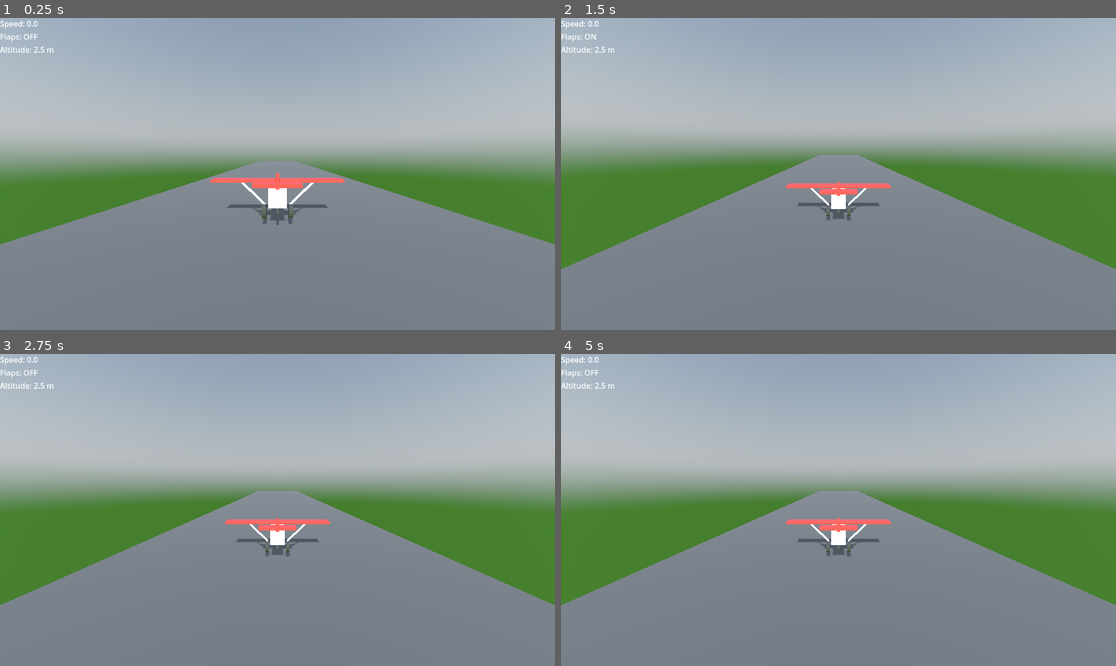
Above: before the commit, frames 1-4 (two rows, left to right).
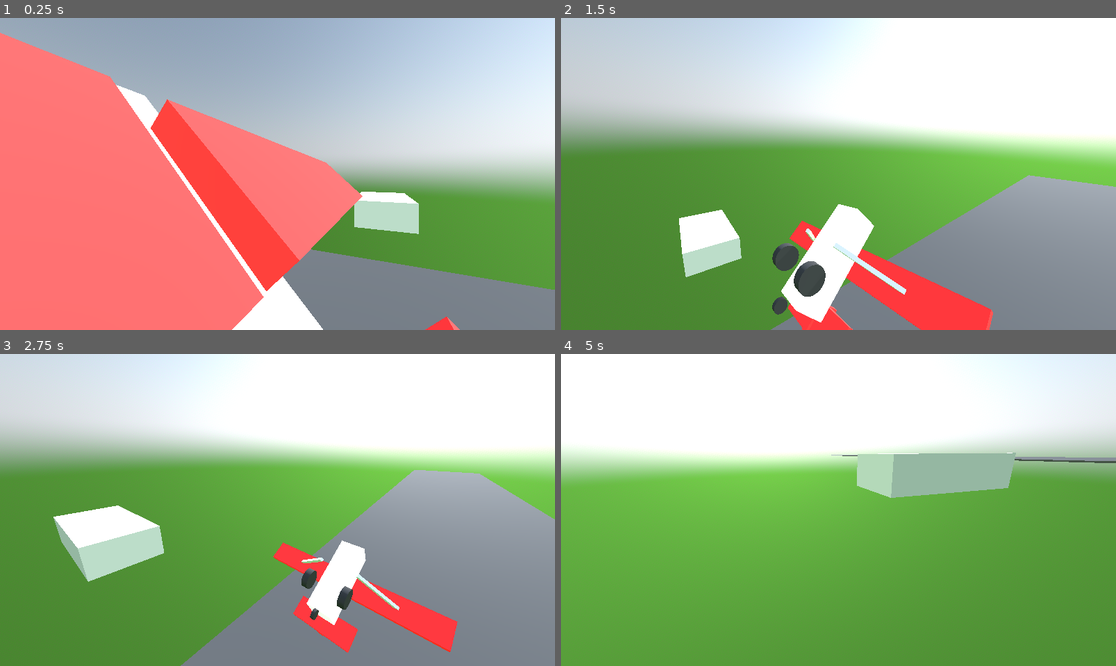
Above: after the commit, the same moments.

Repository: LucasHT22/be-my-copilot
Game: Godot game, scene res://scenes/main.tscn
The game is run twice, just before and just after one commit, with the same random seed, the same clock (stepped at 60 frames per second) and the same inputs.
Inputs:
- Up to frame 1 (0.25 s): no input
- Up to frame 2 (1.5 s): tap Enter (ui_accept) at 0.5, 0.77, 1.07 s; hold Right (ui_right) 0.53-1.28 s; hold Space (ui_select) 0.53-1.28 s; tap Tab (ui_focus_next) at 0.6 s; hold Down (ui_down) from 1.28 s (still down); tap Space (ui_select) at 1.35 s
- Up to frame 3 (2.75 s): tap Enter (ui_accept) at 1.52, 1.55, 1.82 s; release Down (ui_down) at 2.03 s; hold Right (ui_right) from 2.03 s (still down); hold Enter (ui_accept) from 2.03 s (still down); tap Tab (ui_focus_next) at 2.3 s
- Up to frame 4 (5 s): release Right (ui_right) at 2.78 s; release Enter (ui_accept) at 2.78 s; hold Page Up (ui_page_up) 2.78-3.53 s; tap Tab (ui_focus_next) at 2.85, 4.35 s; tap Enter (ui_accept) at 3.02, 3.32, 3.77, 3.8, 4.07, 4.52, 4.82 s; tap Space (ui_select) at 3.05 s; hold Space (ui_select) 3.53-4.28 s; hold Left (ui_left) from 3.53 s (still down); tap Escape (ui_cancel) at 4.15 s

The runs differ from the first frame. In frame 1, 75% of the frame differs, in the area x 0-100%, y 0-100%; in frame 2, 78%; in frame 3, 79%; in frame 4, 95%.

Commit message:
better plane mechanics

Diff:
--- a/scenes/Airplane.gd
+++ b/scenes/Airplane.gd
@@ -1,139 +1,117 @@
-extends CharacterBody3D
+extends  RigidBody3D
 
-@export var mass: float = 1200.0
-@export var engine_power: float = 58.0
-@export var max_speed: float = 95.0
+@export var engine_power := 12000.0
+@export var max_speed := 75.0
+@export var lift_coefficient := 1.4
+@export var drag_coefficient := 0.045
+@export var stall_speed := 22.0
 
-@export var lift_coefficient: float = 20.0
-@export var drag_coefficient: float = 0.0025
-@export var gravity: float = 9.81
+@export var pitch_power := 1200.0
+@export var roll_power := 1800.0
+@export var yaw_power := 700.0
 
-@export var stall_speed: float = 17.0
-@export var flap_lift_multiplier: float = 1.5
-@export var flap_drag_multiplier: float = 1.4
+@export var flap_lift_bonus := 0.35
+@export var flap_drag_bonus := 0.4
 
-@export var pitch_rate: float = 1.6
-@export var roll_rate: float = 2.4
-@export var yaw_rate: float = 0.6
+@export var wheel_friction := 2.8
+@export var brake_power := 900.0
 
-@export var angular_damping: float = 1.9
-@export var max_pitch_deg: float = 30.0
-@export var max_roll_deg: float = 60.0
+@export var propwash_power := 0.35
+@export var turbulence_strength := 40.0
 
-@export var elevator_power: float = 2.8
-@export var aileron_power: float = 3.6
-@export var rudder_power: float = 1.2
-
-@export var control_effectiveness_speed: float = 22.0
-
-@export var rotation_speed: float = 1.1
-
-var speed: float = 0.0
-var throttle: float = 0.0
-var flaps: bool = false
-var stalled: bool = false
-
-var angular_velocity: Vector3 = Vector3.ZERO
-
-# HUD
-var airspeed: float
-var vertical_speed: float
-var altitude: float
-var stall_warning: bool
-
-func _ready():
-	floor_snap_length = 1.5
+var throttle := 0.0
+var flaps := false
+var stalled := false
 
 func _physics_process(delta):
 	handle_input(delta)
-	apply_flight_physics(delta)
-	move_and_slide()
-	update_hud_data()
+	apply_thrust()
+	apply_aerodynamics()
+	apply_controls()
+	apply_ground_physics()
+	apply_turbulence()
+
+	if linear_velocity.length() > max_speed:
+		linear_velocity = linear_velocity.normalized() * max_speed
 
 func handle_input(delta):
-	# throttle
-	if Input.is_action_pressed("ui_up"):
-		throttle += delta
-	if Input.is_action_pressed("ui_down"):
-		throttle -= delta
+	throttle += (Input.get_action_strength("ui_up") - Input.get_action_strength("ui_down")) * delta
 	throttle = clamp(throttle, 0.0, 1.0)
 
-	# flaps
-	if Input.is_action_just_pressed("ui_focus_next"):
+	if Input.is_action_just_pressed("ui_accept"):
 		flaps = !flaps
 
-	# normalize
-	var control_factor: float = clamp(pow(speed / control_effectiveness_speed, 1.4), 0.0, 1.0)
+func apply_thrust():
+	var forward := -transform.basis.z
+	apply_central_force(forward * engine_power * throttle)
 
-	# elevator / pitch
-	var pitch_input := Input.get_action_strength("ui_accept") - Input.get_action_strength("ui_cancel")
-	angular_velocity.x += pitch_input * elevator_power * control_factor * delta
+func apply_aerodynamics():
+	var v := linear_velocity
+	var speed := v.length()
+	if speed < 0.5:
+		return
 
-	# aileron / roll
-	var roll_input := Input.get_action_strength("ui_right") - Input.get_action_strength("ui_cancel")
-	angular_velocity.z += roll_input * aileron_power * control_factor * delta
+	var vel_dir := v.normalized()
+	var forward := -transform.basis.z
+	var up := transform.basis.y
 
-	# rudder / yaw
-	var yaw_input := roll_input
-	if not is_on_floor():
-		yaw_input *= 0.4
-	angular_velocity.y += yaw_input * rudder_power * control_factor * delta
+	var aoa: float = clamp(forward.dot(vel_dir), -1.0, 1.0)
 
-func apply_flight_physics(delta):
-	# rotation
-	rotation += angular_velocity * delta
-	angular_velocity *= exp(-angular_damping * delta)
+	var lift: float = lift_coefficient * speed * speed * max(aoa, 0.0)
+	if flaps:
+		lift *= (1.0 + flap_lift_bonus)
 
-	rotation.x = clamp(rotation.x, deg_to_rad(-max_pitch_deg), deg_to_rad(max_pitch_deg))
-	rotation.z = clamp(rotation.z, deg_to_rad(-max_roll_deg), deg_to_rad(max_roll_deg))
+	stalled = speed < stall_speed
+	if stalled:
+		lift *= 0.3
+		apply_torque(Vector3(-pitch_power * 0.6, 0, 0))
 
-	# thrust
-	speed += engine_power * throttle * delta
+	apply_central_force(up * lift)
 
-	# drag
-	var drag := drag_coefficient * speed * speed
+	var drag: Vector3 = -vel_dir * drag_coefficient * speed * speed
 	if flaps:
-		drag *= flap_drag_multiplier
-	speed -= drag * delta
-	speed = clamp(speed, 0.0, max_speed)
+		drag *= (1.0 + flap_drag_bonus)
 
-	# direction
-	var forward := -transform.basis.z
-	velocity.x = forward.x * speed
-	velocity.z = forward.z * speed
+	apply_central_force(drag)
 
-	# lift
-	stalled = false
-	if not is_on_floor():
-		var aoa: float = clamp(sin(rotation.x), 0.0, 1.0)
+func apply_controls():
+	var speed := linear_velocity.length()
+	var control_factor: float = clamp(speed / stall_speed, 0.2, 1.0)
 
-		var lift_factor: float = clamp((speed / stall_speed) * aoa, 0.0, 1.5)
-		var lift: float = lift_coefficient * lift_factor
+	var pitch := Input.get_action_strength("ui_down") - Input.get_action_strength("ui_up")
+	var roll := Input.get_action_strength("ui_right") - Input.get_action_strength("ui_left")
+	var yaw := Input.get_action_strength("ui_page_down") - Input.get_action_strength("ui_page_up")
 
-		if flaps:
-			lift *= flap_lift_multiplier
+	var torque: Vector3 = Vector3(
+		pitch * pitch_power,
+		yaw * yaw_power,
+		-roll * roll_power
+	) * control_factor
 
-		if global_position.y < 4.0:
-			lift *= 1.12
+	torque.x += pitch * pitch_power * throttle * propwash_power
+	torque.y += roll * yaw_power * 0.35
+	apply_torque(torque)
 
-		# stall
-		if speed < stall_speed:
-			stalled = true
-			lift *= 0.25
-			angular_velocity.x += deg_to_rad(10.0) * delta
+func apply_ground_physics():
+	if not is_grounded():
+		return
 
-		velocity.y += lift * delta
-		velocity.y -= gravity * delta
-	else:
-		velocity.y = 0.0
-		speed *= 0.985
+	var lateral := transform.basis.x * linear_velocity.dot(transform.basis.x)
+	apply_central_force(-lateral * wheel_friction)
 
-	# banked turn force
-	var bank := sin(rotation.z)
-	velocity += transform.basis.x * bank * speed * 0.025
+	if Input.is_action_pressed("ui_select"):
+		if linear_velocity.length() > 0.5:
+			apply_central_force(-linear_velocity.normalized() * brake_power)
 
-func update_hud_data():
-	airspeed = speed
-	vertical_speed = velocity.y
-	altitude = global_position.y
-	stall_warning = stalled or (speed < stall_speed * 1.15 and not is_on_floor())
+func apply_turbulence():
+	if not is_grounded():
+		var gust: Vector3 = Vector3(
+			randf_range(-1, 1),
+			randf_range(-0.5, 0.5),
+			randf_range(-1, 1)
+		) * turbulence_strength
+
+		apply_central_force(gust)
+
+func is_grounded() -> bool:
+	return abs(linear_velocity.y) < 1.0 and global_position.y < 1.2
--- a/scenes/Camera3D.gd
+++ b/scenes/Camera3D.gd
@@ -1,26 +1,39 @@
 extends Camera3D
 
-@export var airplane: Node3D
+@export var airplane: RigidBody3D
 @export var follow_offset := Vector3(0, 3, 12)
 @export var follow_speed := 6.0
-@export var look_speed := 10.0
+@export var look_speed := 5.0
 
 func _physics_process(delta):
-	if airplane == null:
+	if not airplane:
 		return
 
-	var desired_pos: Vector3 = airplane.global_transform.origin \
-		+ airplane.global_transform.basis * follow_offset
+	var basis := airplane.global_transform.basis
+
+	var forward := -basis.z
+	forward.y = 0.0
+	forward = forward.normalized()
+
+	var right := forward.cross(Vector3.UP).normalized()
+	var up := Vector3.UP
+
+	var no_roll_basis := Basis(right, up, -forward)
+
+	var desired_pos := airplane.global_position + no_roll_basis * follow_offset
 
 	global_position = global_position.lerp(
 		desired_pos,
 		follow_speed * delta
 	)
 
-	var look_target: Vector3 = airplane.global_transform.origin \
-		- airplane.global_transform.basis.z * 10.0
-
-	global_transform = global_transform.looking_at(
-		look_target,
+	var look_target := airplane.global_position + forward * 10.0
+	var target_basis := Basis().looking_at(
+		look_target - global_position,
 		Vector3.UP
 	)
+
+	global_transform.basis = global_transform.basis.slerp(
+		target_basis,
+		look_speed * delta
+	)
--- a/scenes/HUD.gd
+++ b/scenes/HUD.gd
@@ -7,23 +7,27 @@
 @onready var stall_label: Label = $VBoxContainer/StallLabel
 @onready var altitude_label: Label = $VBoxContainer/AltitudeLabel
 
-var plane_ref
+var plane_ref: RigidBody3D
 
 func _ready():
-	plane_ref = get_node(plane)
+	plane_ref = get_node(plane) as RigidBody3D
 	stall_label.visible = false
 
 func _process(_delta):
 	if not plane_ref:
 		return
 
-	speed_label.text = "Speed: %.1f" % plane_ref.speed
+	var speed: float = plane_ref.linear_velocity.length()
+	var speed_knots: float = speed * 1.94384
+	speed_label.text = "IAS: %.0f kt" % speed_knots
+
 	flaps_label.text = "Flaps: " + ("ON" if plane_ref.flaps else "OFF")
+
 	altitude_label.text = "Altitude: %.1f m" % plane_ref.global_position.y
 
 	if plane_ref.stalled:
 		stall_label.visible = true
 		stall_label.text = "⚠ STALL"
 		stall_label.modulate = Color.RED
-	else:
+	else :
 		stall_label.visible = false
--- a/scenes/main.tscn
+++ b/scenes/main.tscn
@@ -80,7 +80,6 @@
 
 [node name="HUD" type="CanvasLayer" parent="."]
 script = ExtResource("3_73tfw")
-plane = NodePath("../World/Airplane")
 
 [node name="VBoxContainer" type="VBoxContainer" parent="HUD"]
 offset_right = 40.0
@@ -104,7 +103,12 @@
 
 [node name="Chunks" type="Node3D" parent="World"]
 
-[node name="Airplane" type="CharacterBody3D" parent="World"]
+[node name="Airplane" type="RigidBody3D" parent="World"]
+center_of_mass_mode = 1
+center_of_mass = Vector3(0, 0, -0.3)
+can_sleep = false
+linear_damp = 0.02
+angular_damp = 0.2
 script = ExtResource("1_3b1u5")
 
 [node name="Body" type="MeshInstance3D" parent="World/Airplane"]
